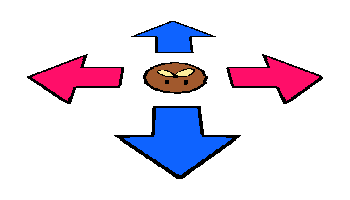
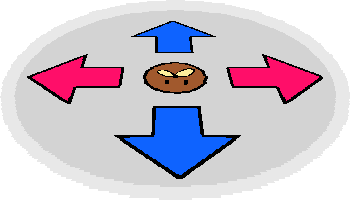
Layered file, before and after one edit (350 x 200). Changes by layer:
"Layer 2 copy": opacity 20% → 40% over [14, 10, 336, 187]
"Layer 2": opacity 20% → 30% over [0, 0, 350, 200]
